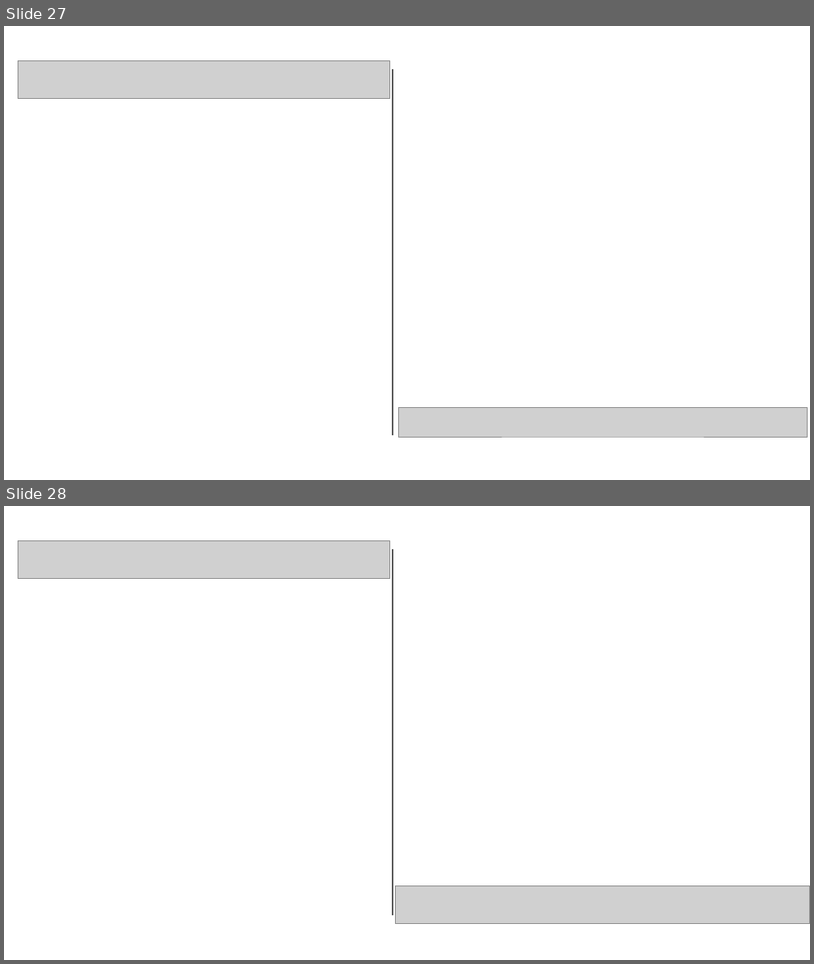
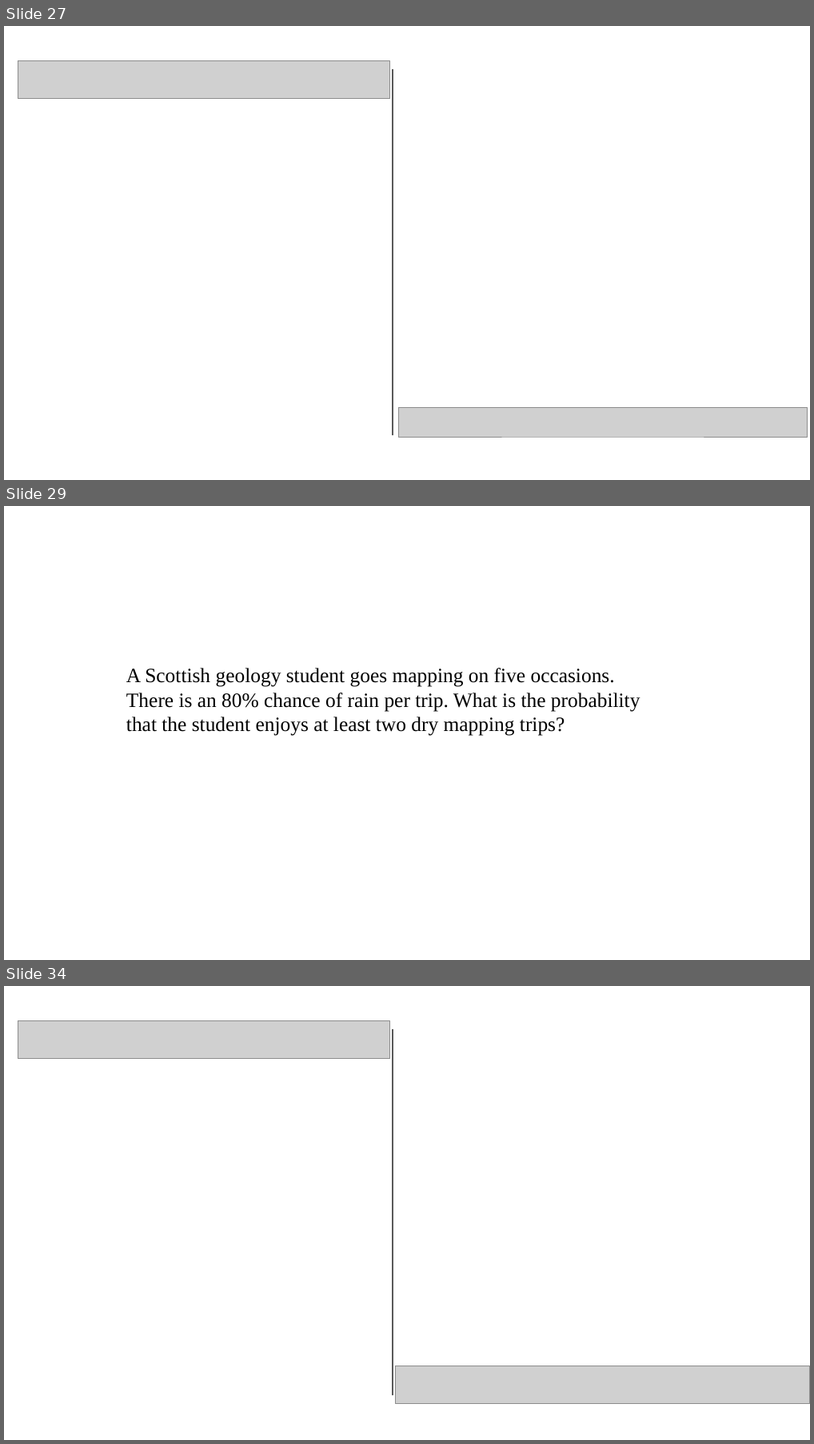
Before and after one commit to pvermees/geostats, a slide deck: slides/quizzes.odp. Shown one above the other, each under a label of ours: slides 27 and 28 before the commit, slides 27, 29 and 34 after it; the slides between them are not shown. The pictures are 814x964 and 814x1444 pixels, drawn with LibreOffice and Linux fonts; fonts in the diff are those of the drawing; grey boxes stand for pictures. Boxes give left, top, right and bottom in pixels: in the first picture for what was removed or moved away, otherwise in the second. Text is boxed around its words. In the diff, an @@ line names an element or a change of style, - is before the commit and + after.

```diff
--- a/slides/quizzes.odp
+++ b/slides/quizzes.odp
@@ slide 29 added at [4, 506, 810, 960], background #FFFFFF @@
@@ text added at [126, 668, 641, 736], 20 pt, text #000000 @@
+A Scottish geology student goes mapping on five occasions.
+There is an 80% chance of rain per trip. What is the probability
+that the student enjoys at least two dry mapping trips?
@@ what was slide 28 is now slide 34 @@
```
Also in this commit, not shown: 5 other slides added, 6 other files.
